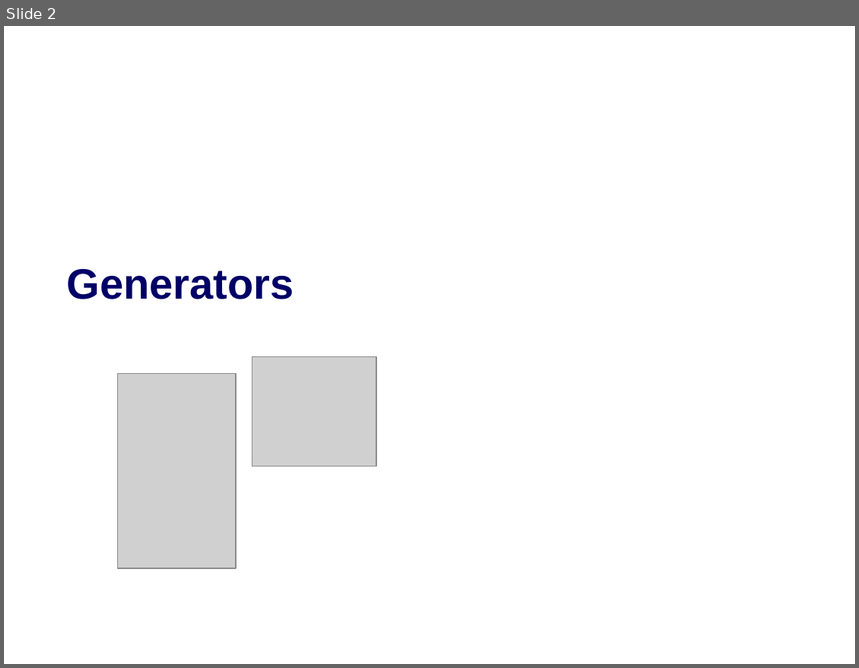
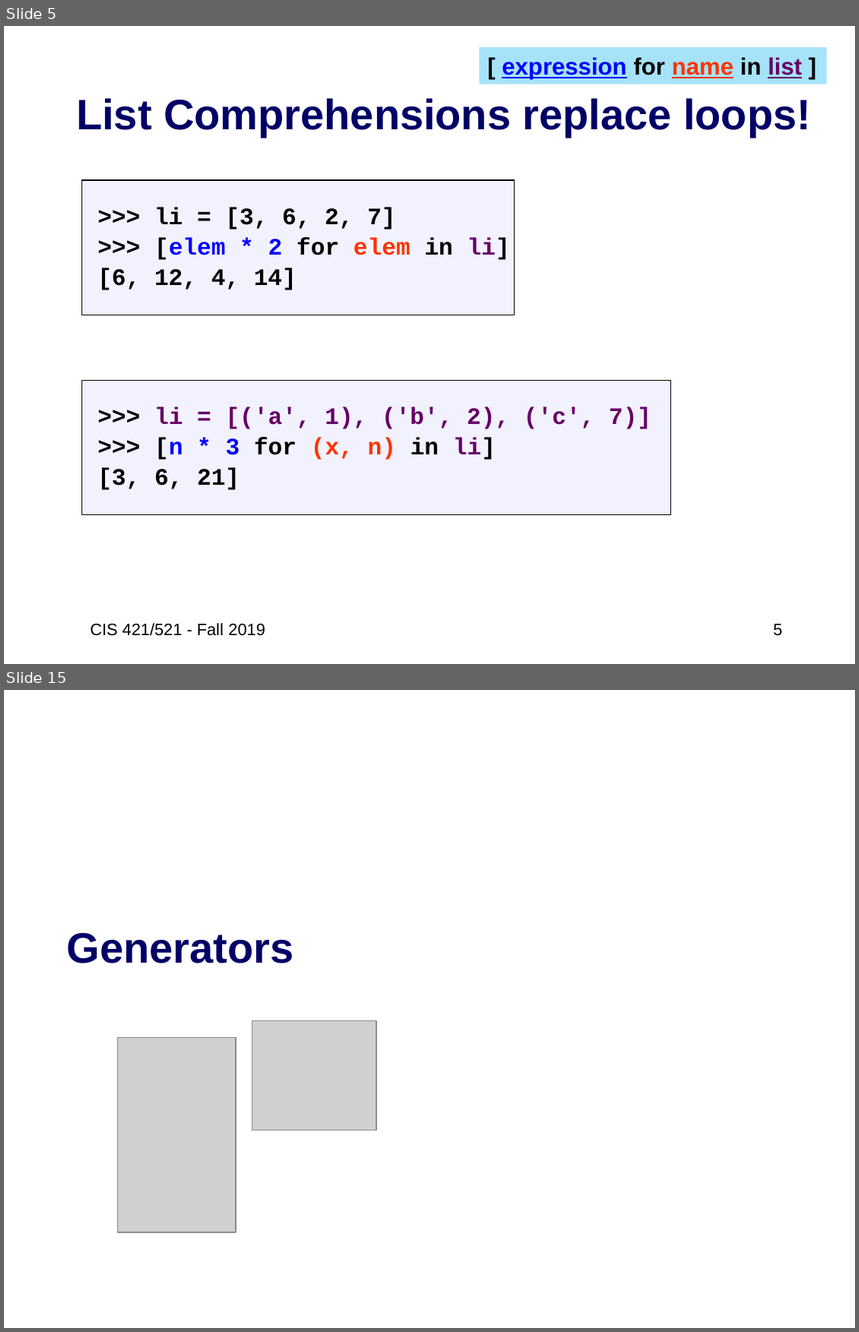
Before and after one commit to artificial-intelligence-class/artificial-intelligence-class.github.io, a slide deck: assets/slides/02-Python3-review2.pptx. Shown one above the other, each under a label of ours: slide 2 before the commit, slides 5 and 15 after it; the slides between them are not shown. The pictures are 859x668 and 859x1332 pixels, drawn with LibreOffice and Linux fonts; fonts in the diff are those of the drawing; grey boxes stand for pictures. Boxes give left, top, right and bottom in pixels: in the first picture for what was removed or moved away, otherwise in the second. Text is boxed around its words. In the diff, an @@ line names an element or a change of style, - is before the commit and + after.

```diff
--- a/assets/slides/02-Python3-review2.pptx
+++ b/assets/slides/02-Python3-review2.pptx
@@ slide 5 added at (x1=4, y1=26, x2=855, y2=664), background #FFFFFF @@
@@ rectangle added at (x1=479, y1=47, x2=826, y2=84), fill #00B0F0 at 35% opacity, 20 pt, text #0000FF, bold, underline @@
+[ expression for name in list ]
@@ title added at (x1=76, y1=98, x2=811, y2=137), 36 pt, text #000066, bold @@
+List Comprehensions replace loops!
@@ rectangle added at (x1=82, y1=180, x2=515, y2=315), fill #0000FF at 5% opacity, outline #000000 0.75 pt @@
@@ text added at (x1=97, y1=208, x2=510, y2=290), 20 pt, text #000000, bold @@
+>>> li = [3, 6, 2, 7]
+>>> [elem * 2 for elem in li]
+[6, 12, 4, 14]
@@ rectangle added at (x1=82, y1=381, x2=671, y2=515), fill #0000FF at 5% opacity, outline #000000 0.75 pt @@
@@ text added at (x1=97, y1=408, x2=652, y2=490), 20 pt, text #660066, bold @@
+>>> li = [('a', 1), ('b', 2), ('c', 7)]
+>>> [n * 3 for (x, n) in li]
+[3, 6, 21]
@@ text added at (x1=90, y1=623, x2=265, y2=636), 14 pt, text #000000 @@
+CIS 421/521 - Fall 2019
@@ page number added at (x1=773, y1=624, x2=782, y2=636), 14 pt, text #000000 @@
+5
@@ what was slide 2 is now slide 15 @@
```
Also in this commit, not shown: 8 slides changed, 13 other slides added, 1 other file.
